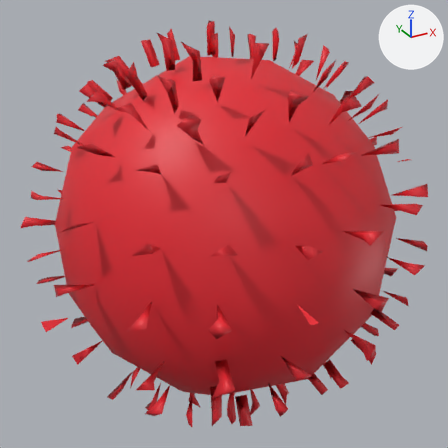
One commit to the Blender file Project/models/Covid/covid2.blend: the scene before it, then after it.
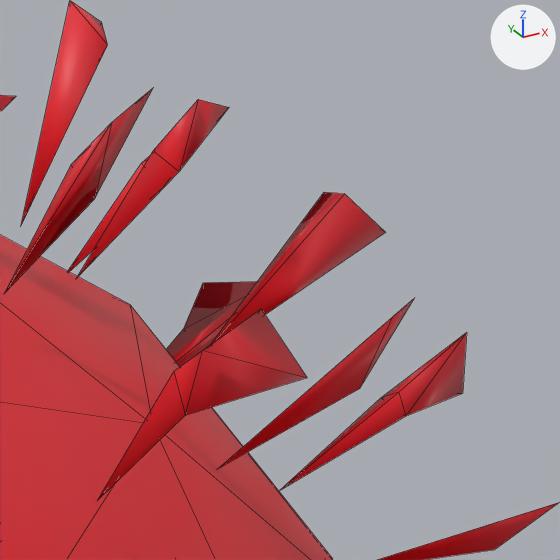
The first picture shows the older version from a 50 mm lens placed at (-1.67, -3.03, 2.69), pointed at (0.0, 0.01, 1.17). The close-ups show both versions on the part from 70% to 90% of the width and 10% to 30% of the height of that picture; other places that the commit changed are outside them. Arrows for +X, +Y and +Z are at upper right; the lights stay in place. The close-ups show mesh edges as thin lines.

The first close-up shows 'MeshCovid'.
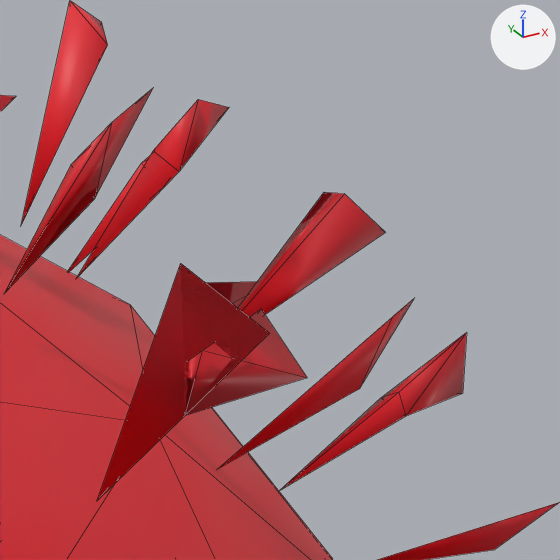
The change, as a diff of the scene's bpy script:
```diff
--- a/Project/models/Covid/covid2.blend.py
+++ b/Project/models/Covid/covid2.blend.py
@@ me_cylinder_080 @@
 # used by ob_meshcovid; location = (0.17, -0.381, 0.21); rotation_euler = (0.475, 2.915, 0.201), in degrees (27, 167, 12); scale = (-0.0293, -0.035, -0.105)
 # verts and faces of me_cylinder_080; kept vertices keep their numbers, new ones are numbered from 827
 # before: 188 (13.9, 31.6, 13.5) at pixel (173, 371), 189 (13.2, 31.9, 13.2) at pixel (185, 415), 191 (16.0, 32.9, 13.6) at pixel (261, 308), 656 (13.0, 28.3, 12.8) at pixel (96, 501)
-me_cylinder_080.from_pydata(...)  # 827 vertices, 1046 faces; spans x -36.1..44.4, y -32.0..35.5, z -1.5..21.0
+me_cylinder_080.from_pydata(...)  # 843 vertices, 1064 faces, 1 loose edge; spans x -35.8..44.4, y -32.0..35.5, z -1.5..21.0
+# me_cylinder_080 part 1
+delete_faces([(188, 189, 656), (188, 656, 191), (189, 191, 656)])
+verts[847] = (12.9, 33.9, 14.2)  # pixel (180, 262)
+verts[848] = (13.4, 35.1, 13.5)  # pixel (269, 333)
+faces += [(656, 847, 848), (188, 847, 656, 191), (189, 191, 656, 848), (188, 189, 848, 847)]
 me_cylinder_080.materials.append(mat_rojo)
```

Where the change shows, as pixel boxes [x1, y1, x2, y2] in the close-ups (560 x 560 px; the box of a moved part takes in the faces that stretch with it):
part 1 of me_cylinder_080, moved or reshaped: before [97, 372, 185, 501]; after [97, 263, 269, 501]
